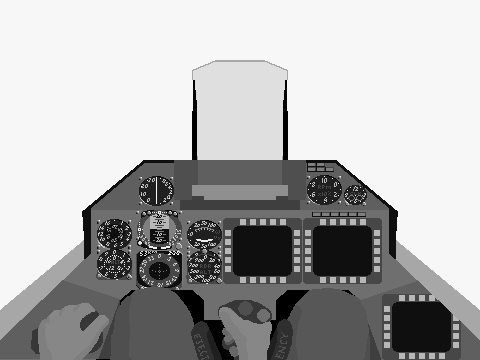
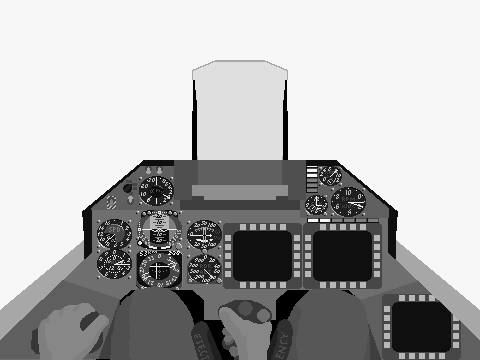
Comparing the layer stacks of the two 480x360 images. Changes:
painted on "Su30_Hood" over box(91, 163, 389, 253)
painted on "Su30_Frgr" over box(104, 164, 364, 279)
painted on "Su30_Bkgr" over box(96, 163, 382, 289)
painted on "Su30_Frame" over box(300, 210, 389, 218)
